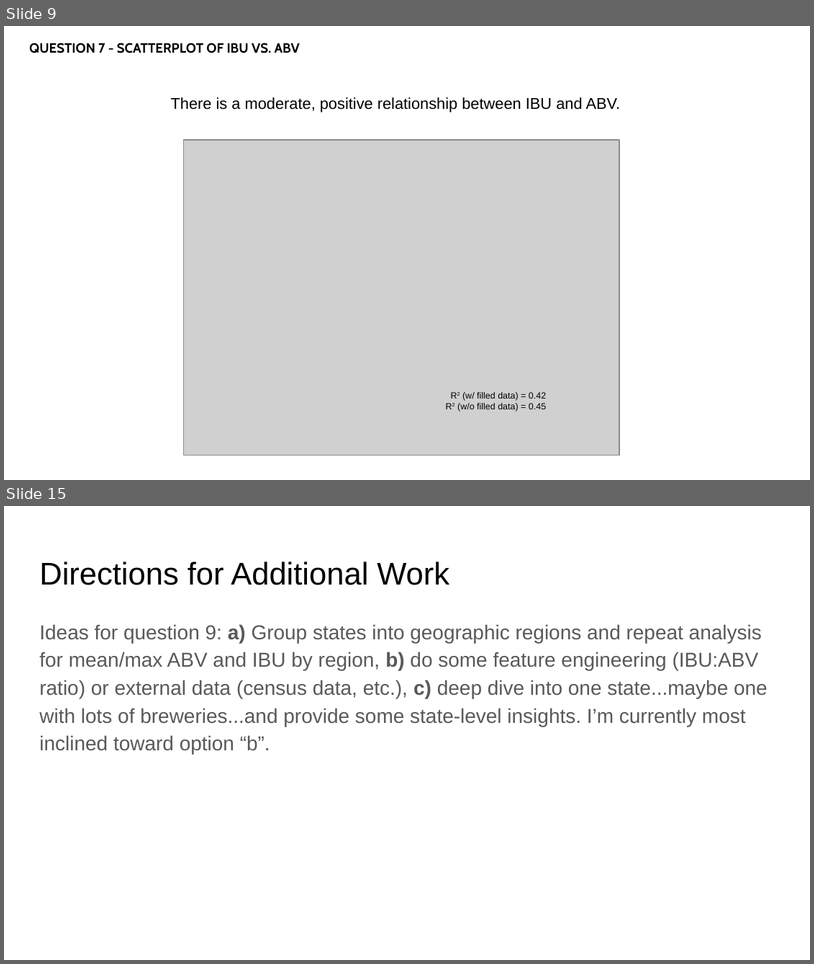
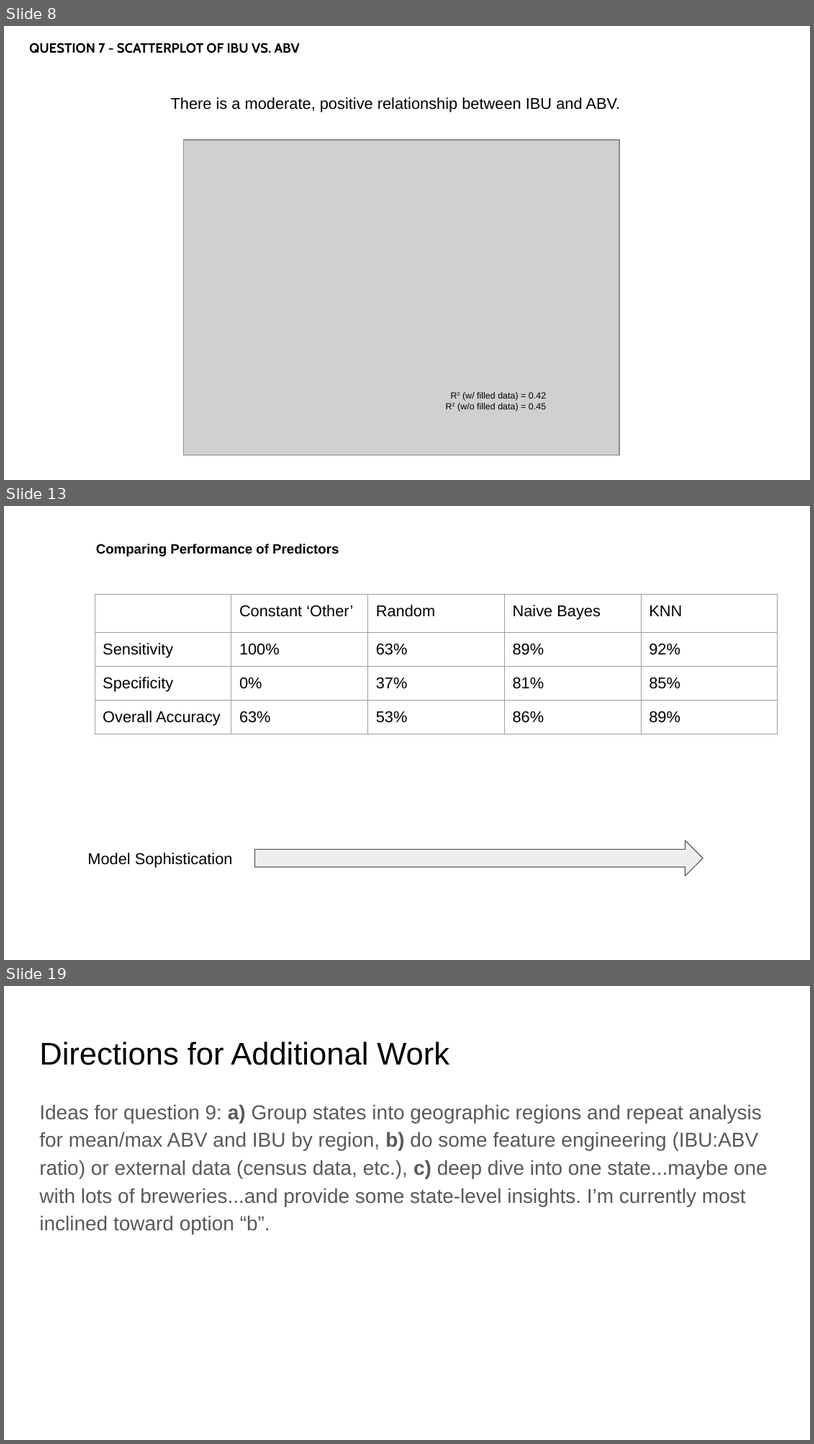
Before and after one commit to rmpalmer/MSDS6306_Fall2019_proj1, a slide deck: CaseStudy_EDA_Palmer_Garrity.pptx. Shown one above the other, each under a label of ours: slides 9 and 15 before the commit, slides 8, 13 and 19 after it; the slides between them are not shown. The pictures are 814x964 and 814x1444 pixels, drawn with LibreOffice and Linux fonts; fonts in the diff are those of the drawing; grey boxes stand for pictures. Boxes give left, top, right and bottom in pixels: in the first picture for what was removed or moved away, otherwise in the second. Text is boxed around its words. In the diff, an @@ line names an element or a change of style, - is before the commit and + after.

```diff
--- a/CaseStudy_EDA_Palmer_Garrity.pptx
+++ b/CaseStudy_EDA_Palmer_Garrity.pptx
@@ slide 13 added at [4,506,810,960], background #FFFFFF @@
@@ title added at [96,543,339,556], 12 pt, text #000000, bold @@
+Comparing Performance of Predictors
@@ table added at [95,594,777,858], 4 rows, 5 columns @@
+ | Constant ‘Other’ | Random | Naive Bayes | KNN
+Sensitivity | 100% | 63% | 89% | 92%
+Specificity | 0% | 37% | 81% | 85%
+Overall Accuracy | 63% | 53% | 86% | 89%
@@ right arrow added at [255,840,703,875], fill #EEEEEE, outline #595959 0.75 pt @@
@@ text added at [88,852,233,867], 14 pt, text #000000 @@
+Model Sophistication
@@ what was slide 9 is now slide 8 @@
@@ what was slide 15 is now slide 19 @@
```
Also in this commit, not shown: 3 slides changed, 8 other slides added, 5 slides removed.
